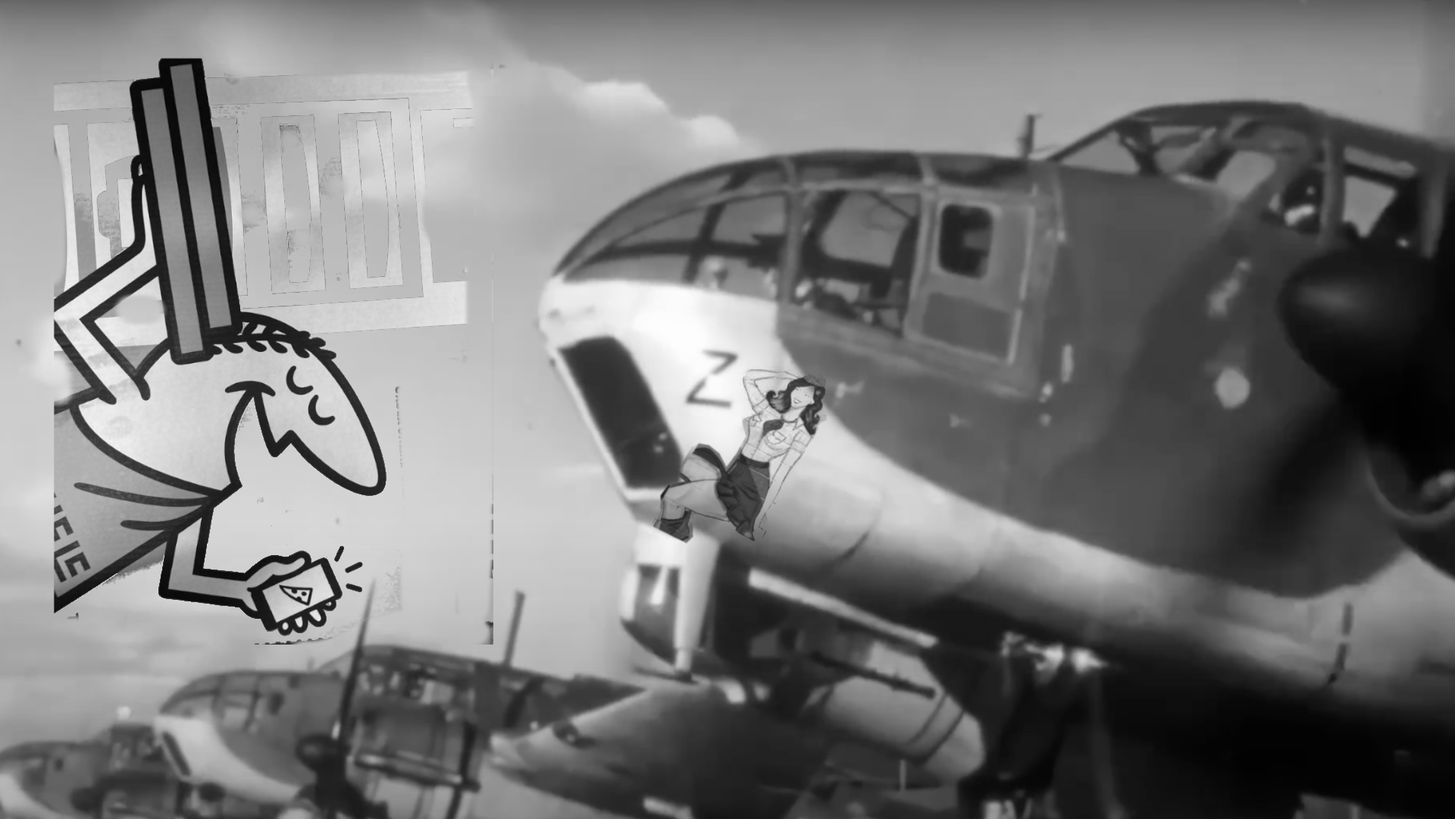
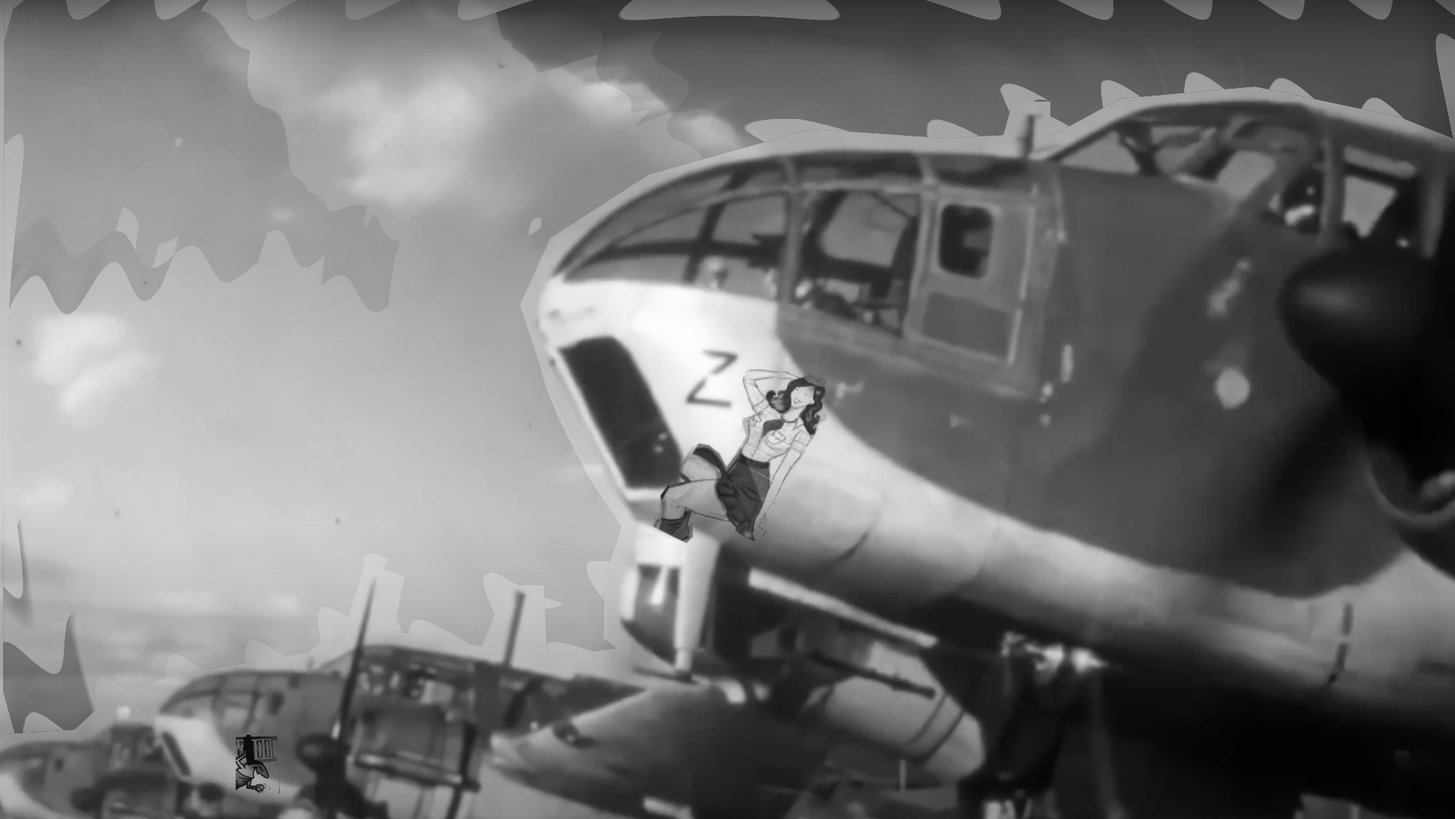
Layer changes from the first 1455 × 819 image to the second:
"0.jpeg": opacity 100% → 89%, blend normal → linear burn, painted on it over bbox(53, 57, 494, 793)
added layer "Pasted Layer #1" (linear burn) above "Screen Shot 2023-08-20 at 2.52.52 PM.png" over bbox(3, 0, 1455, 734)
